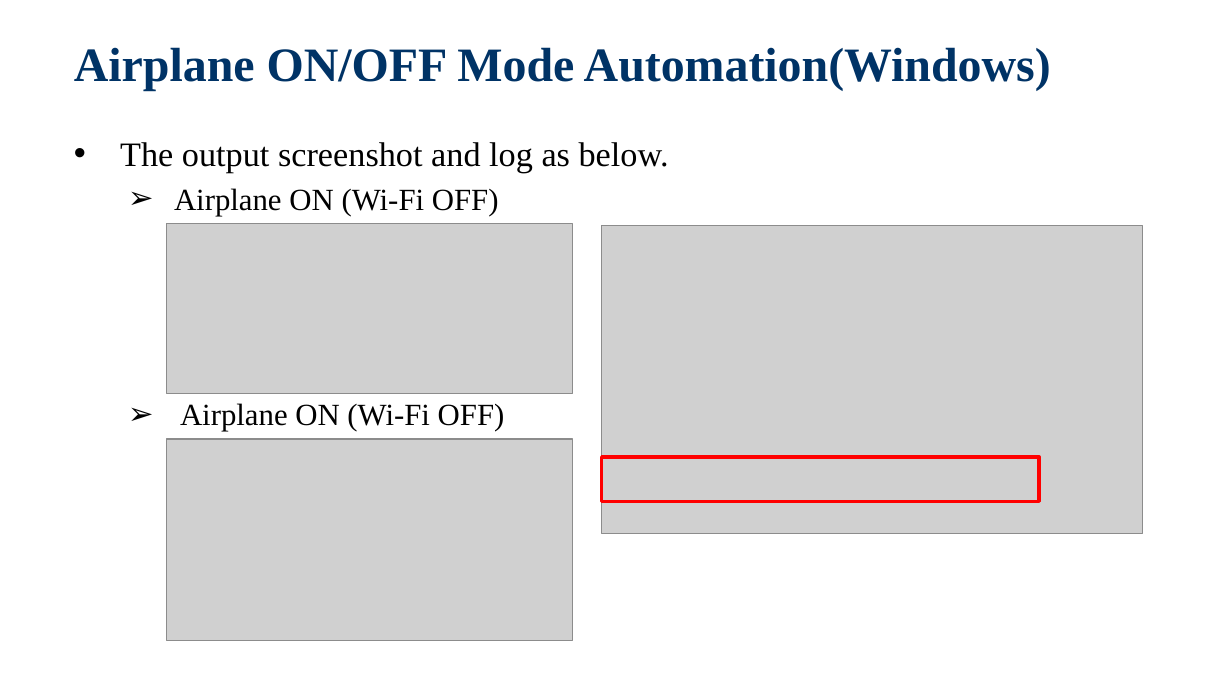
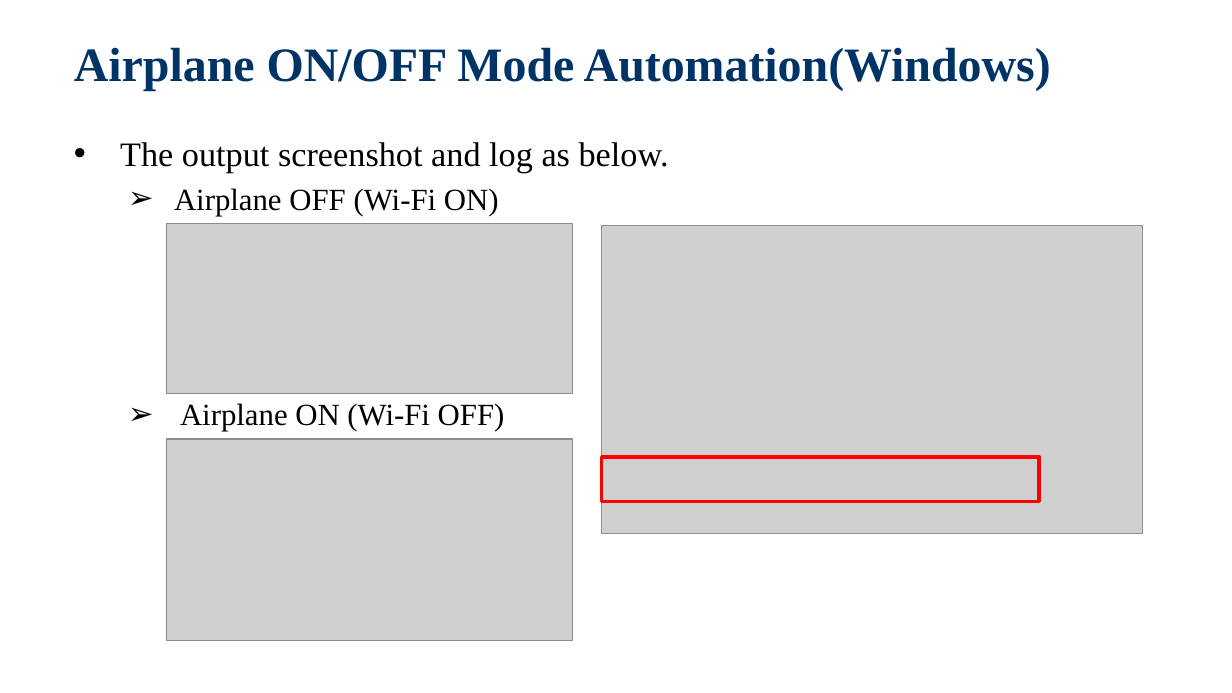
Before and after one commit to jackiejay888/automation, a slide deck: slide 17 of kpi/Automation Testing_20200303_1.pptx. Drawn at 1232x693 pixels with LibreOffice and Linux fonts; fonts in the diff are those of the drawing; grey boxes stand for pictures; background and template pictures are left out. Boxes give left, top, right and bottom in pixels: in the first picture for what was removed or moved away, otherwise in the second. Text is boxed around its words. In the diff, an @@ line names an element or a change of style, - is before the commit and + after.

Commit message:
Update the kpi

```diff
--- a/kpi/Automation Testing_20200303_1.pptx
+++ b/kpi/Automation Testing_20200303_1.pptx
@@ text at box(174, 188, 499, 216): paragraph added @@
+    ➢ Airplane OFF (Wi-Fi ON)
```
Also in this commit, not shown: 2 other slides changed.
